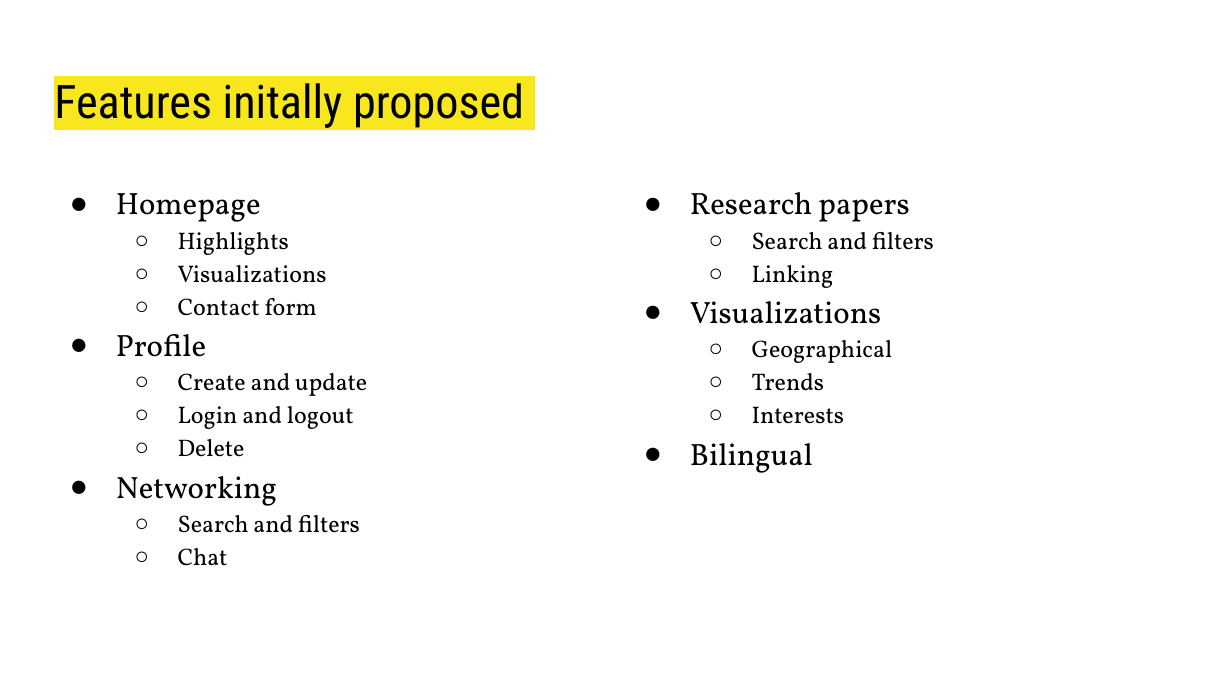
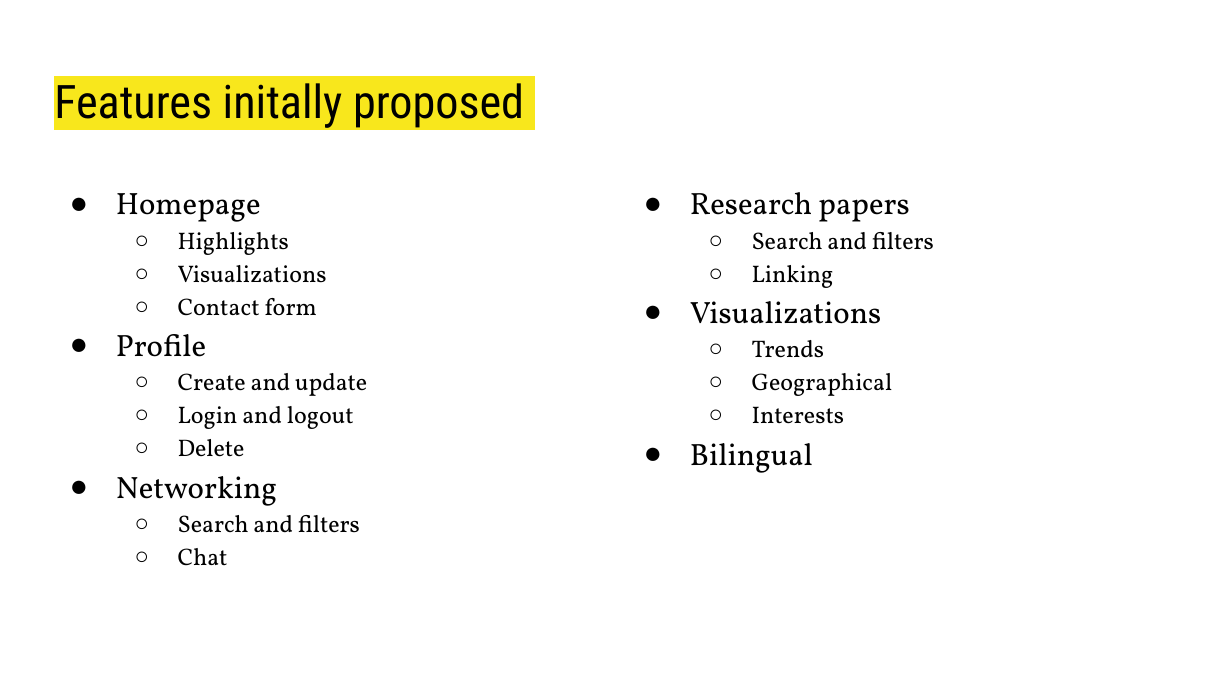
Before and after one commit to SnapPapers/Engineering-and-Humanities-SIG, a slide deck: slide 2 of Designing/Demonstrations and presentations for client/2024-04-12 Website demonstration.pptx. Drawn at 1232x693 pixels with LibreOffice and Linux fonts; fonts in the diff are those of the drawing. Boxes give left, top, right and bottom in pixels: in the first picture for what was removed or moved away, otherwise in the second. Text is boxed around its words. In the diff, an @@ line names an element or a change of style, - is before the commit and + after.

```diff
--- a/Designing/Demonstrations and presentations for client/2024-04-12 Website demonstration.pptx
+++ b/Designing/Demonstrations and presentations for client/2024-04-12 Website demonstration.pptx
@@ text at box(752, 340, 825, 358): paragraph added @@
+  ○ Trends
@@ text at box(752, 373, 825, 391): paragraph removed @@
-  ○ Trends
```
Also in this commit, not shown: 3 other slides changed.
